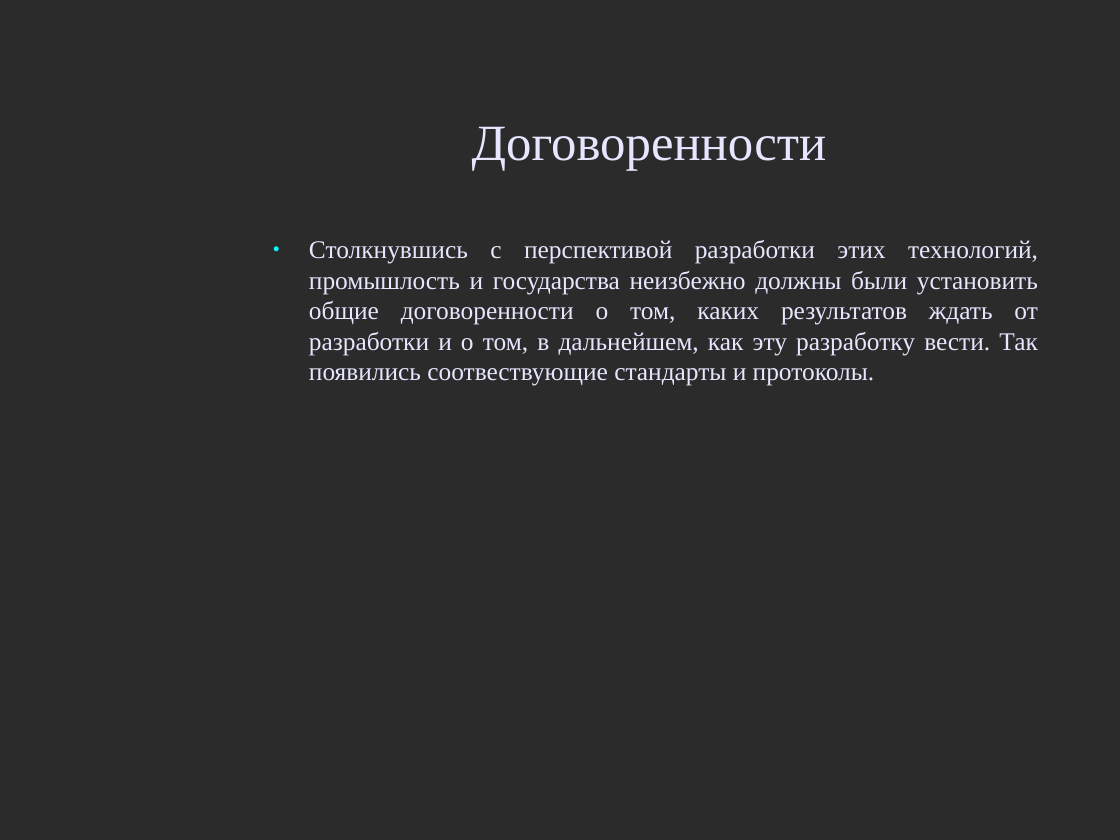
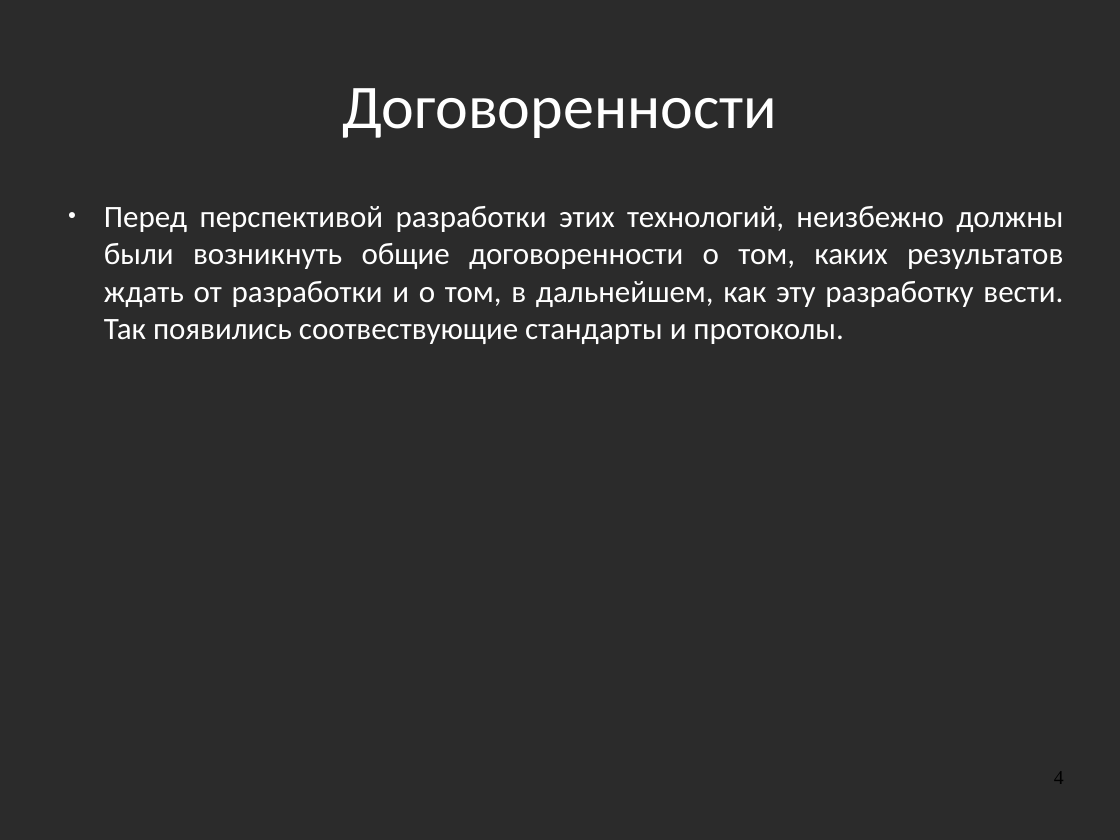
Before and after one commit to aeremenok/a-team-777, a slide deck: slide 4 of 10/smm/doc/eav_wireless.odp. Drawn at 1120x840 pixels with LibreOffice and Linux fonts; fonts in the diff are those of the drawing; background and template pictures are left out; a plain dark background stands for a picture behind light text. Boxes give left, top, right and bottom in pixels: in the first picture for what was removed or moved away, otherwise in the second. Text is boxed around its words. In the diff, an @@ line names an element or a change of style, - is before the commit and + after.

```diff
--- a/10/smm/doc/eav_wireless.odp
+++ b/10/smm/doc/eav_wireless.odp
@@ title "Договоренности": place and size @@
-title "Договоренности" at box(472, 126, 827, 170)
+title "Договоренности" at box(342, 88, 776, 138)
@@ title "Договоренности" at box(342, 88, 776, 138): size 36 to 44 pt, font Times New Roman to Calibri, text colour #E6E6FF to #FFFFFF @@
@@ text at box(104, 206, 1063, 344): text changed; size 18 to 22 pt; font Times New Roman to Calibri; text colour #E6E6FF to #FFFFFF @@
-● Столкнувшись с перспективой разработки этих технологий, промышлость и государства неизбежно должны были установить общие договоренности о том, каких результатов ждать от разработки и о том, в дальнейшем, как эту разработку вести. Так появились соотвествующие стандарты и протоколы.
+● Перед перспективой разработки этих технологий, неизбежно должны были возникнуть общие договоренности о том, каких результатов ждать от разработки и о том, в дальнейшем, как эту разработку вести. Так появились соотвествующие стандарты и протоколы.
@@ page number added at box(1054, 772, 1064, 784), 14 pt, text #000000 @@
+4
```
Also in this commit, not shown: 44 other slides changed, 1 slide added, 1 slide removed.
